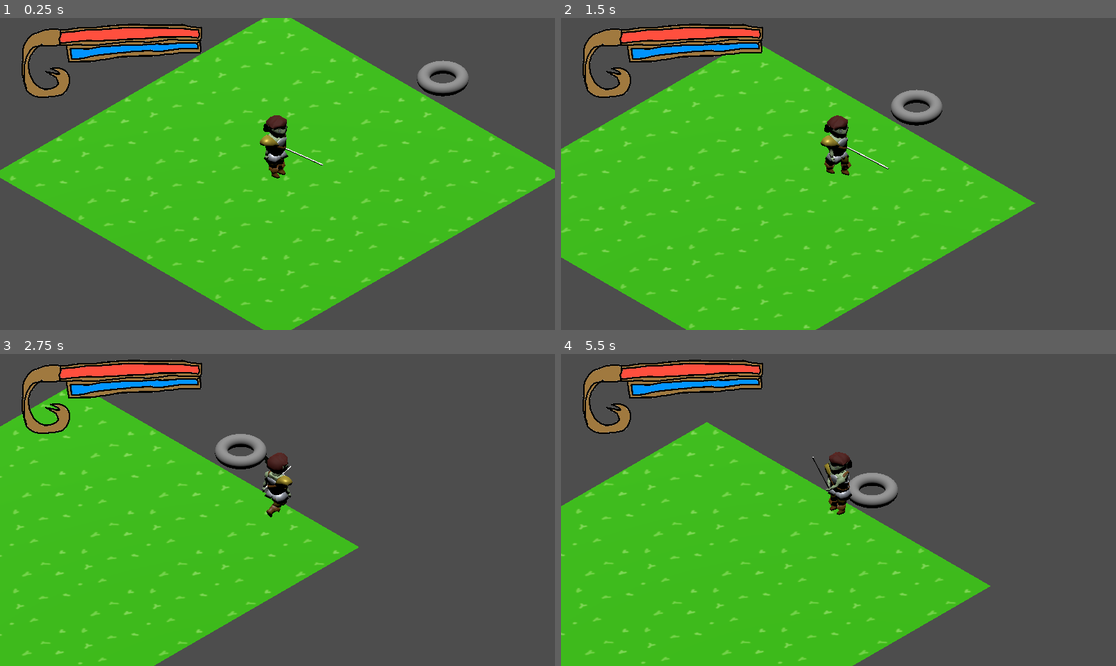
Above: before the commit, frames 1-4 (two rows, left to right).
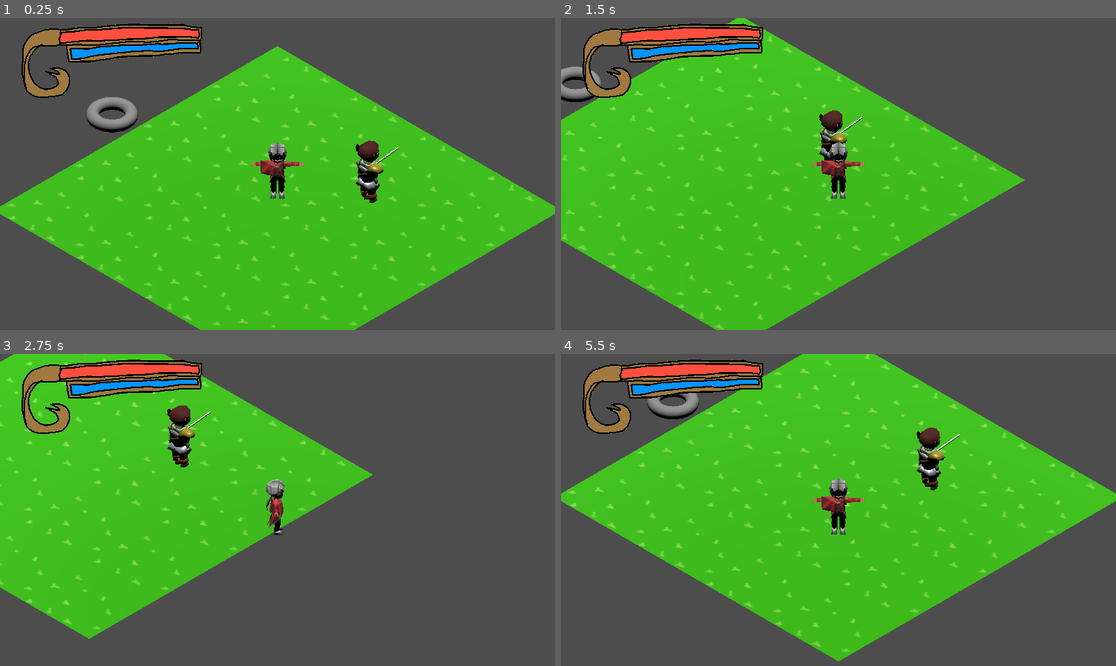
Above: after the commit, the same moments.

Repository: hcthoemmes/cathartic-casting-compulsion
Game: Godot game, scene res://Scenes/world_root.tscn
Same seed, same stepped clock (60 frames per second), same inputs: the game is played once before the commit and once after it. Sound files missing from this copy of the repository are replaced by a short silence.
Inputs:
- Up to frame 1 (0.25 s): no input
- Up to frame 2 (1.5 s): hold D (east) 0.53-1.28 s; tap Z (use) at 0.6, 1.35 s; hold S (south) from 1.28 s (still down)
- Up to frame 3 (2.75 s): release S (south) at 2.03 s; hold D (east) from 2.03 s (still down); tap Z (use) at 2.1 s
- Up to frame 4 (5.5 s): release D (east) at 2.78 s; hold W (north) 2.78-3.53 s; tap Z (use) every 0.75 s from 2.85 to 5.1 s; hold A (west) 3.53-5.03 s; hold S (south) from 5.03 s (still down)

The runs differ from the first frame. In frame 1, 25% of the frame differs, in the area x 0-100%, y 0-100%; in frame 2, 15%; in frame 3, 23%; in frame 4, 45%.

Commit message:
Revert "Add custom resource for fish species"
This reverts commit 7c8d4c2c7a9c9bfb7a0b61d197247ed40c008cc2.

Diff:
--- a/Resources/salmon.tres
+++ /dev/null
@@ -1,12 +0,0 @@
-[gd_resource type="Resource" script_class="FishData" load_steps=3 format=3 uid="uid://gmvg7ywl4xa0"]
-
-[ext_resource type="Texture2D" uid="uid://eg6413o7ytuy" path="res://Sprites/salmon.png" id="1_pn63s"]
-[ext_resource type="Script" uid="uid://cuyp77p11pre3" path="res://Scripts/fish_data.gd" id="2_wwa02"]
-
-[resource]
-script = ExtResource("2_wwa02")
-size = 0
-difficulty = 2
-pull_strength = 50
-image = ExtResource("1_pn63s")
-metadata/_custom_type_script = "uid://cuyp77p11pre3"
--- a/Scenes/AnimatedHero.tscn
+++ b/Scenes/AnimatedHero.tscn
@@ -1,7 +1,6 @@
-[gd_scene load_steps=48 format=4 uid="uid://1ruxle3orpcj"]
+[gd_scene load_steps=46 format=4 uid="uid://1ruxle3orpcj"]
 
 [ext_resource type="Texture2D" uid="uid://bbccve2qlh3tw" path="res://Models/fighterhero_walk_better_head_color.png" id="1_70bt1"]
-[ext_resource type="Script" uid="uid://cnkuns8q5piti" path="res://Scripts/herocontrol.gd" id="1_fmcis"]
 
 [sub_resource type="StandardMaterial3D" id="StandardMaterial3D_k5jrk"]
 
@@ -1360,10 +1359,7 @@
 &"WalkAction": SubResource("Animation_ddc5v")
 }
 
-[sub_resource type="CapsuleShape3D" id="CapsuleShape3D_70bt1"]
-
-[node name="AnimatedHero" type="CharacterBody3D"]
-script = ExtResource("1_fmcis")
+[node name="AnimatedHero" type="Node3D"]
 
 [node name="fighterhero_walk" type="Node3D" parent="."]
 transform = Transform3D(0.6, 0, 0, 0, 0.6, 0, 0, 0, 0.6, 0, 0, 0)
@@ -1604,7 +1600,7 @@
 bones/32/scale = Vector3(1, 1, 1)
 
 [node name="Rod" type="BoneAttachment3D" parent="fighterhero_walk/rig/Skeleton3D"]
-transform = Transform3D(1, 2.23517e-06, 1.06636e-07, -2.07126e-06, 1, 8.22358e-07, -8.56817e-08, -8.44127e-07, 1, 0.734107, 1.77406, 1.20373)
+transform = Transform3D(1, 5.21541e-07, -5.9139e-08, -3.8743e-07, 1, -1.15833e-07, -5.54137e-08, 2.86382e-08, 1, 0.734108, 1.77406, 1.20372)
 bone_name = "Rod"
 bone_idx = 11
 
@@ -1613,7 +1609,7 @@
 skeleton = NodePath("")
 
 [node name="cuirass" type="BoneAttachment3D" parent="fighterhero_walk/rig/Skeleton3D"]
-transform = Transform3D(0.99986, 0.000389134, 0.0167023, 0.0167008, 0.00353634, -0.999854, -0.000448143, 0.999994, 0.00352936, -7.91624e-08, 7.15256e-07, 1.78814e-06)
+transform = Transform3D(0.99986, 0.000389147, 0.0167023, 0.0167008, 0.0035356, -0.999854, -0.000448143, 0.999994, 0.00352862, -2.42144e-08, 7.15256e-07, 1.19209e-07)
 bone_name = "cuirass"
 bone_idx = 17
 
@@ -1622,7 +1618,7 @@
 skeleton = NodePath("")
 
 [node name="arm strap" type="BoneAttachment3D" parent="fighterhero_walk/rig/Skeleton3D"]
-transform = Transform3D(0.99986, -0.0167023, 0.000389134, 0.0167008, 0.999854, 0.00353634, -0.000448143, -0.00352936, 0.999994, -7.91624e-08, 7.15256e-07, 1.78814e-06)
+transform = Transform3D(0.99986, -0.0167023, 0.000389147, 0.0167008, 0.999854, 0.0035356, -0.000448143, -0.00352862, 0.999994, -2.42144e-08, 7.15256e-07, 1.19209e-07)
 bone_name = "arm strap"
 bone_idx = 18
 
@@ -1631,7 +1627,7 @@
 skeleton = NodePath("")
 
 [node name="armguard" type="BoneAttachment3D" parent="fighterhero_walk/rig/Skeleton3D"]
-transform = Transform3D(0.99986, -0.0167023, 0.000389134, 0.0167008, 0.999854, 0.00353634, -0.000448143, -0.00352936, 0.999994, -7.91624e-08, 7.15256e-07, 1.78814e-06)
+transform = Transform3D(0.99986, -0.0167023, 0.000389153, 0.0167008, 0.999854, 0.00353524, -0.000448143, -0.00352827, 0.999994, -2.42144e-08, 7.15256e-07, 1.19209e-07)
 bone_name = "armguard"
 bone_idx = 19
 
@@ -1640,7 +1636,7 @@
 skeleton = NodePath("")
 
 [node name="skirt" type="BoneAttachment3D" parent="fighterhero_walk/rig/Skeleton3D"]
-transform = Transform3D(0.99986, -0.0167023, 0.000389134, 0.0167008, 0.999854, 0.00353634, -0.000448143, -0.00352936, 0.999994, -7.91624e-08, 7.15256e-07, 1.78814e-06)
+transform = Transform3D(0.99986, -0.0167023, 0.000389153, 0.0167008, 0.999854, 0.00353524, -0.000448143, -0.00352827, 0.999994, -2.42144e-08, 7.15256e-07, 1.19209e-07)
 bone_name = "skirt"
 bone_idx = 20
 
@@ -1649,7 +1645,7 @@
 skeleton = NodePath("")
 
 [node name="straps" type="BoneAttachment3D" parent="fighterhero_walk/rig/Skeleton3D"]
-transform = Transform3D(0.99986, 0.000389134, 0.0167023, 0.0167008, 0.00353634, -0.999854, -0.000448143, 0.999994, 0.00352936, -7.91624e-08, 7.15256e-07, 1.78814e-06)
+transform = Transform3D(0.99986, 0.000389147, 0.0167023, 0.0167008, 0.0035356, -0.999854, -0.000448143, 0.999994, 0.00352862, -2.42144e-08, 7.15256e-07, 1.19209e-07)
 bone_name = "straps"
 bone_idx = 21
 
@@ -1696,12 +1692,20 @@
 [node name="torso" type="MeshInstance3D" parent="fighterhero_walk/rig/Skeleton3D"]
 mesh = SubResource("ArrayMesh_rkrdo")
 skin = SubResource("Skin_x6ki5")
+
+[node name="FrontRef" type="Node3D" parent="fighterhero_walk"]
+transform = Transform3D(1, 0, 0, 0, 0, -1, 0, 1, 0, 0, 0, -5.51257)
+
+[node name="RightRef" type="Node3D" parent="fighterhero_walk"]
+transform = Transform3D(0, -1, 0, 0, 0, -1, 1, 0, 0, 3.09482, 0, 0)
+
+[node name="SideUnder" type="Node3D" parent="fighterhero_walk"]
+transform = Transform3D(1.19209e-07, -1, -1.19209e-07, 0, 1.19209e-07, -1, 1, 1.19209e-07, 0, 1.60505, 0, 0)
+
+[node name="FrontUnder" type="Node3D" parent="fighterhero_walk"]
+transform = Transform3D(1, 0, 0, 0, 0, -1, 0, 1, 0, 0, 0, -4.23418)
 
 [node name="AnimationPlayer" type="AnimationPlayer" parent="fighterhero_walk"]
 libraries = {
 &"": SubResource("AnimationLibrary_am5yk")
 }
-
-[node name="CapsuleShape" type="CollisionShape3D" parent="."]
-transform = Transform3D(1, 0, 0, 0, 1, 0, 0, 0, 1, 0, 1, 0)
-shape = SubResource("CapsuleShape3D_70bt1")
--- a/Scenes/CameraRig.tscn
+++ b/Scenes/CameraRig.tscn
@@ -2,10 +2,5 @@
 
 [ext_resource type="Script" uid="uid://bonb2x3nihquq" path="res://Scripts/camera_rig.gd" id="1_rgqtk"]
 
-[node name="CameraRig" type="Marker3D"]
+[node name="CameraRig" type="Node3D"]
 script = ExtResource("1_rgqtk")
-
-[node name="Camera3D" type="Camera3D" parent="."]
-projection = 1
-current = true
-size = 12.0
--- a/Scenes/fishing.tscn
+++ b/Scenes/fishing.tscn
@@ -6,10 +6,9 @@
 [ext_resource type="Texture2D" uid="uid://cqed1uh1y4471" path="res://Sprites/progressfish.png" id="3_f6wi8"]
 [ext_resource type="Script" uid="uid://bveklijdgrp37" path="res://Scripts/progress_bar.gd" id="3_lym3h"]
 [ext_resource type="Texture2D" uid="uid://blek2oel2u1oh" path="res://Sprites/dartingfish.png" id="5_lym3h"]
-[ext_resource type="Script" uid="uid://b0fcqiwpx2lu1" path="res://Scripts/darting_fish.gd" id="7_6qjx5"]
+[ext_resource type="Script" path="res://Scripts/darting_fish.gd" id="7_6qjx5"]
 [ext_resource type="Texture2D" uid="uid://diidnhxc5svls" path="res://Sprites/boxcheck.png" id="7_7hb1t"]
-[ext_resource type="Resource" uid="uid://gmvg7ywl4xa0" path="res://Resources/salmon.tres" id="8_6qjx5"]
-[ext_resource type="Script" uid="uid://c7xuhfa728skk" path="res://Scripts/result.gd" id="9_fxxqf"]
+[ext_resource type="Script" path="res://Scripts/result.gd" id="9_fxxqf"]
 
 [node name="Fishing" type="Node2D"]
 script = ExtResource("1_aamv5")
@@ -39,7 +38,6 @@
 scale = Vector2(0.5, 0.5)
 texture = ExtResource("5_lym3h")
 script = ExtResource("7_6qjx5")
-data = ExtResource("8_6qjx5")
 
 [node name="Result" type="Sprite2D" parent="HookBox"]
 visible = false
--- a/Scenes/world_root.tscn
+++ b/Scenes/world_root.tscn
@@ -1,13 +1,11 @@
-[gd_scene load_steps=11 format=3 uid="uid://dd6ja7rjfssot"]
+[gd_scene load_steps=9 format=3 uid="uid://dd6ja7rjfssot"]
 
-[ext_resource type="AudioStream" uid="uid://5als001ee0lr" path="res://Sound/Hyperfishation.wav" id="2_b3nlw"]
+[ext_resource type="PackedScene" uid="uid://7djbde0b07qh" path="res://Scenes/angelo.tscn" id="1_y8phq"]
 [ext_resource type="PlaneMesh" uid="uid://dym55y8w2tm52" path="res://Resources/floormesh.tres" id="2_dh6nh"]
 [ext_resource type="Texture2D" uid="uid://fwf2dwcjm7ro" path="res://Sprites/Healthedness.png" id="3_du0hl"]
 [ext_resource type="Material" uid="uid://dt3df25vq5kpv" path="res://Resources/groundmaterial.tres" id="3_igpd5"]
-[ext_resource type="Script" path="res://Scripts/music_player.gd" id="3_jn818"]
 [ext_resource type="TorusMesh" uid="uid://gq0m4ij6k2fo" path="res://Resources/holemesh.tres" id="5_uakgf"]
-[ext_resource type="PackedScene" uid="uid://1ruxle3orpcj" path="res://Scenes/AnimatedHero.tscn" id="6_161yy"]
-[ext_resource type="PackedScene" uid="uid://ch4hah76bvg6x" path="res://Scenes/CameraRig.tscn" id="6_rooha"]
+[ext_resource type="PackedScene" uid="uid://1ruxle3orpcj" path="res://Scenes/AnimatedHero.tscn" id="6_rooha"]
 
 [sub_resource type="WorldBoundaryShape3D" id="WorldBoundaryShape3D_favqm"]
 
@@ -23,10 +21,13 @@
 scale = Vector2(0.2, 0.2)
 texture = ExtResource("3_du0hl")
 
-[node name="MusicPlayer" type="AudioStreamPlayer" parent="."]
-stream = ExtResource("2_b3nlw")
-autoplay = true
-script = ExtResource("3_jn818")
+[node name="angelo" parent="." instance=ExtResource("1_y8phq")]
+transform = Transform3D(-0.707107, 0, -0.707107, 0, 1, 0, 0.707107, 0, -0.707107, 0, 1, 0)
+
+[node name="RemoteTransform3D" type="RemoteTransform3D" parent="angelo"]
+transform = Transform3D(-0.707107, 0, 0.707107, -0.183013, 0.965926, -0.183013, -0.683013, -0.258819, -0.683013, 0, 5, 5.65685)
+remote_path = NodePath("../../Camera3D")
+update_rotation = false
 
 [node name="DirectionalLight3D" type="DirectionalLight3D" parent="."]
 transform = Transform3D(1, 0, 0, 0, -4.37114e-08, 1, 0, -1, -4.37114e-08, 0, 36.272, 0)
@@ -35,9 +36,15 @@
 shape = SubResource("WorldBoundaryShape3D_favqm")
 
 [node name="Floormesh" type="MeshInstance3D" parent="."]
-transform = Transform3D(-3.3767e-07, 0, -7.725, 0, 7.725, 0, 7.725, 0, -3.3767e-07, 0, 0, 0)
+transform = Transform3D(9.21197e-08, 0, -7.725, 0, 7.725, 0, 7.725, 0, 9.21197e-08, 0, 0, 0)
 mesh = ExtResource("2_dh6nh")
 surface_material_override/0 = ExtResource("3_igpd5")
+
+[node name="Camera3D" type="Camera3D" parent="."]
+transform = Transform3D(-0.707107, 0.408607, -0.577096, 0, 0.816137, 0.577858, 0.707107, 0.408607, -0.577096, -4, 6, -4)
+projection = 1
+current = true
+size = 12.0
 
 [node name="FishinHole" type="Area3D" parent="."]
 transform = Transform3D(1, 0, 0, 0, 1, 0, 0, 0, 1, 9, 0, 0)
@@ -49,13 +56,8 @@
 [node name="MeshInstance3D" type="MeshInstance3D" parent="FishinHole"]
 mesh = ExtResource("5_uakgf")
 
-[node name="CameraRig" parent="." instance=ExtResource("6_rooha")]
+[node name="AnimatedHero" parent="." instance=ExtResource("6_rooha")]
+transform = Transform3D(1, 0, 0, 0, 1, 0, 0, 0, 1, -2, 0, 3)
 
-[node name="AnimatedHero" parent="." instance=ExtResource("6_161yy")]
-
-[node name="RemoteTransform3D" type="RemoteTransform3D" parent="AnimatedHero"]
-remote_path = NodePath("../../CameraRig")
-
-[connection signal="finished" from="MusicPlayer" to="MusicPlayer" method="_on_finished"]
-[connection signal="body_entered" from="FishinHole" to="AnimatedHero" method="_on_fishin_hole_body_entered"]
-[connection signal="body_exited" from="FishinHole" to="AnimatedHero" method="_on_fishin_hole_body_exited"]
+[connection signal="body_entered" from="FishinHole" to="angelo" method="_on_fishin_hole_body_entered"]
+[connection signal="body_exited" from="FishinHole" to="angelo" method="_on_fishin_hole_body_exited"]
--- a/Scripts/angelo.gd
+++ b/Scripts/angelo.gd
@@ -26,7 +26,7 @@
 			velocity.x = direction.x * SPEED
 			velocity.z = direction.z * SPEED
 			# Little hack, not actually what we wanna do cause it won't work for interaction and stuff but fine for a test :]
-			$joint0.rotation.y = atan2(velocity.x,velocity.z) # - deg_to_rad(45)
+			$joint0.rotation.y = atan2(velocity.x,velocity.z) + deg_to_rad(135)
 		else:
 			velocity.x = move_toward(velocity.x, 0, SPEED)
 			velocity.z = move_toward(velocity.z, 0, SPEED)
@@ -40,6 +40,8 @@
 	get_node("../CanvasLayer").add_child(f)
 
 func _on_fishin_hole_body_entered(body: Node3D) -> void:
-	if body == self: fishing_possible = true
+	if body == self:
+		fishing_possible = true
 func _on_fishin_hole_body_exited(body: Node3D) -> void:
-	if body == self: fishing_possible = false
+	if body == self:
+		fishing_possible = false
--- a/Scripts/camera_rig.gd
+++ b/Scripts/camera_rig.gd
@@ -1,9 +1,12 @@
 extends Node3D
+
 # With thanks to u/MirusCast for the concept!
-@onready var cam = $Camera3D
+
+Translation
 
 func _ready() -> void:
-	cam.look_at_from_position((Vector3.UP + Vector3.BACK + Vector3.LEFT) * cam.size, global_position, Vector3.UP)
+	look_at_from_position()
+	translate()
 	pass # Replace with function body.
 
 
--- a/Scripts/darting_fish.gd
+++ b/Scripts/darting_fish.gd
@@ -1,21 +1,21 @@
 extends Sprite2D
-
-@export var data: FishData: set = _set_data
-
-var size: int
-var difficulty: int
-var pull_strength: int
-var image: Texture2D
 
 var start_position: Vector2
 var pull_direction: Vector2
 var max_response_time: float = 1.8
 var min_response_time: float = 0.7
+
+# resource vars
+var size: int
+var difficulty: int = 2 # between 0 and 4
+var pull_strength := 50
+@export var image: Texture2D
+
 var max_difficulty: int = 4
-
 var response_time: float
 var sprite_direction := Vector2.LEFT
 var status = "waiting"
+
 var tween
 var revealed = false
 
@@ -67,10 +67,3 @@
 func reset() -> void:
 	position = start_position
 	rotation = 0
-
-func _set_data(value) -> void:
-	data = value
-	size = data.size
-	difficulty = data.difficulty
-	pull_strength = data.pull_strength
-	image = data.image
--- a/Scripts/fish_data.gd
+++ /dev/null
@@ -1,8 +0,0 @@
-extends Resource
-class_name FishData
-
-# resource vars
-@export var size: int
-@export var difficulty: int = 2 # between 0 and 4
-@export var pull_strength := 50
-@export var image: Texture2D
--- a/Scripts/herocontrol.gd
+++ /dev/null
@@ -1,62 +0,0 @@
-extends CharacterBody3D
-
-const SPEED = 5.0
-const JUMP_VELOCITY = 4.5
-
-@onready var animPlayer = $fighterhero_walk/AnimationPlayer
-
-# There's some stuff I added that could/should be handled in a singleton (fishing state, scene loading)
-# I'll fix it later ÷P
-var fishing_possible := false
-var is_fishing		 := false
-
-
-
-func _physics_process(delta: float) -> void:
-	# Add the gravity.
-	if not is_on_floor(): velocity += get_gravity() * delta
-
-	# If outside fishing minigame, get input
-	if !is_fishing:
-
-		if fishing_possible:
-			if Input.is_action_just_pressed("use"):
-				await begin_fishing()
-				# Lerp to some Fishin Point? Later feature
-
-		var input_dir := Input.get_vector("west", "east", "north", "south")
-		var direction := (transform.basis * \
-			Vector3(input_dir.x, 0, input_dir.y)).normalized()
-		if direction:
-			velocity.x = direction.x * SPEED
-			velocity.z = direction.z * SPEED
-			# Little hack, not actually what we wanna do cause it won't work for interaction and stuff but fine for a test :]
-			$fighterhero_walk.rotation.y = atan2(velocity.x,velocity.z) # - deg_to_rad(45)
-			animPlayer.play("WalkAction")
-		else:
-			velocity.x = move_toward(velocity.x, 0, SPEED)
-			velocity.z = move_toward(velocity.z, 0, SPEED)
-			animPlayer.play("IdleStand")
-
-	move_and_slide()
-
-func begin_fishing() -> void:
-	# 5 and 20 as a guess.
-	var waitTime = randi_range(5, 20)
-
-	set_velocity(Vector3.ZERO)
-	move_and_slide()
-
-	is_fishing = true
-	animPlayer.play("CastRod")
-	await animPlayer.animation_finished
-	# We want them to hold their pose, but for now it's fine
-
-	await get_tree().create_timer(waitTime).timeout
-	var f = load("res://Scenes/fishing.tscn").instantiate()
-	get_node("../CanvasLayer").add_child(f)
-
-func _on_fishin_hole_body_entered(body: Node3D) -> void:
-	if body == self: fishing_possible = true
-func _on_fishin_hole_body_exited(body: Node3D) -> void:
-	if body == self: fishing_possible = false
--- a/Scripts/music_player.gd
+++ /dev/null
@@ -1,2 +0,0 @@
-extends AudioStreamPlayer
-func _on_finished() -> void: play()
Not shown: 1 places in Scenes/fishing.tscn that only renumber resources
Not shown, removed: Scripts/herocontrol.gd.uid
Not shown, removed: Scripts/music_player.gd.uid
Not shown, removed: Sound/Hyperfishation.wav.import
Not shown, changed: Sound/Hyperfishation.wav
